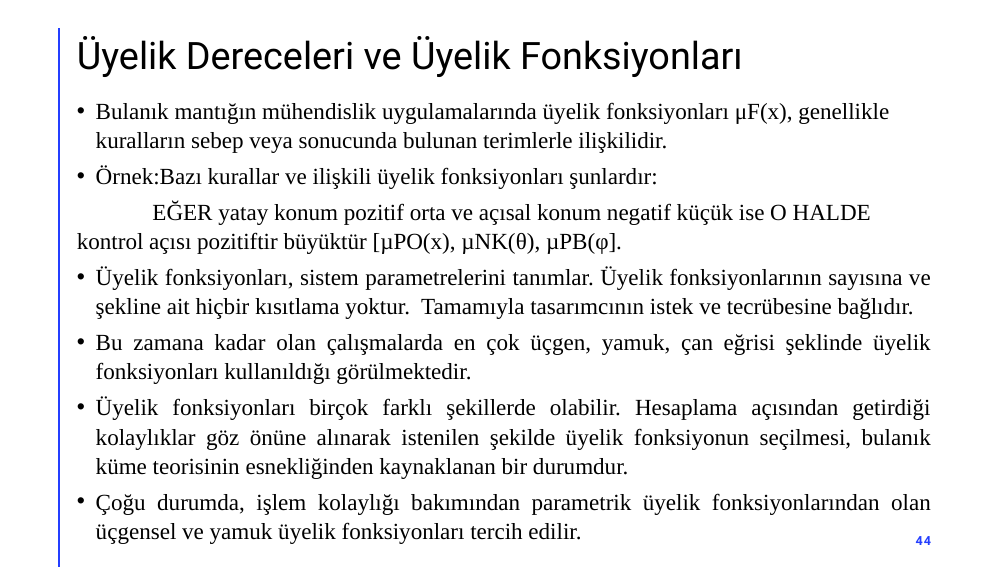
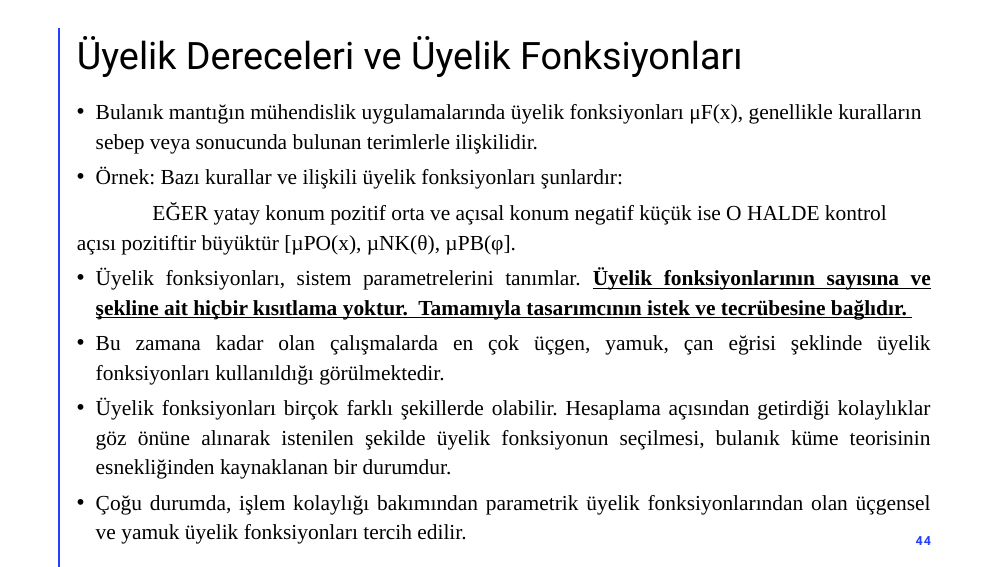
Before and after one commit to akaraci/Bulanik_Mantik, a slide deck: slide 44 of Hafta-2.pptx. Drawn at 1008x567 pixels with LibreOffice and Linux fonts; fonts in the diff are those of the drawing. Boxes give left, top, right and bottom in pixels: in the first picture for what was removed or moved away, otherwise in the second. Text is boxed around its words. In the diff, an @@ line names an element or a change of style, - is before the commit and + after.

```diff
--- a/Hafta-2.pptx
+++ b/Hafta-2.pptx
@@ text at bbox=[77, 104, 931, 544]: size 22 to 20.4 pt; bold on, underline on in "Üyelik fonksiyonlarının sayısına ve şekline ait hiçbir ..." @@
@@ text at bbox=[96, 168, 623, 189]: text changed; size 22 to 20.4 pt @@
-• Örnek:Bazı kurallar ve ilişkili üyelik fonksiyonları şunlardır:
+• Örnek: Bazı kurallar ve ilişkili üyelik fonksiyonları şunlardır:
```
Also in this commit, not shown: 16 other slides changed, 1 slide added.
